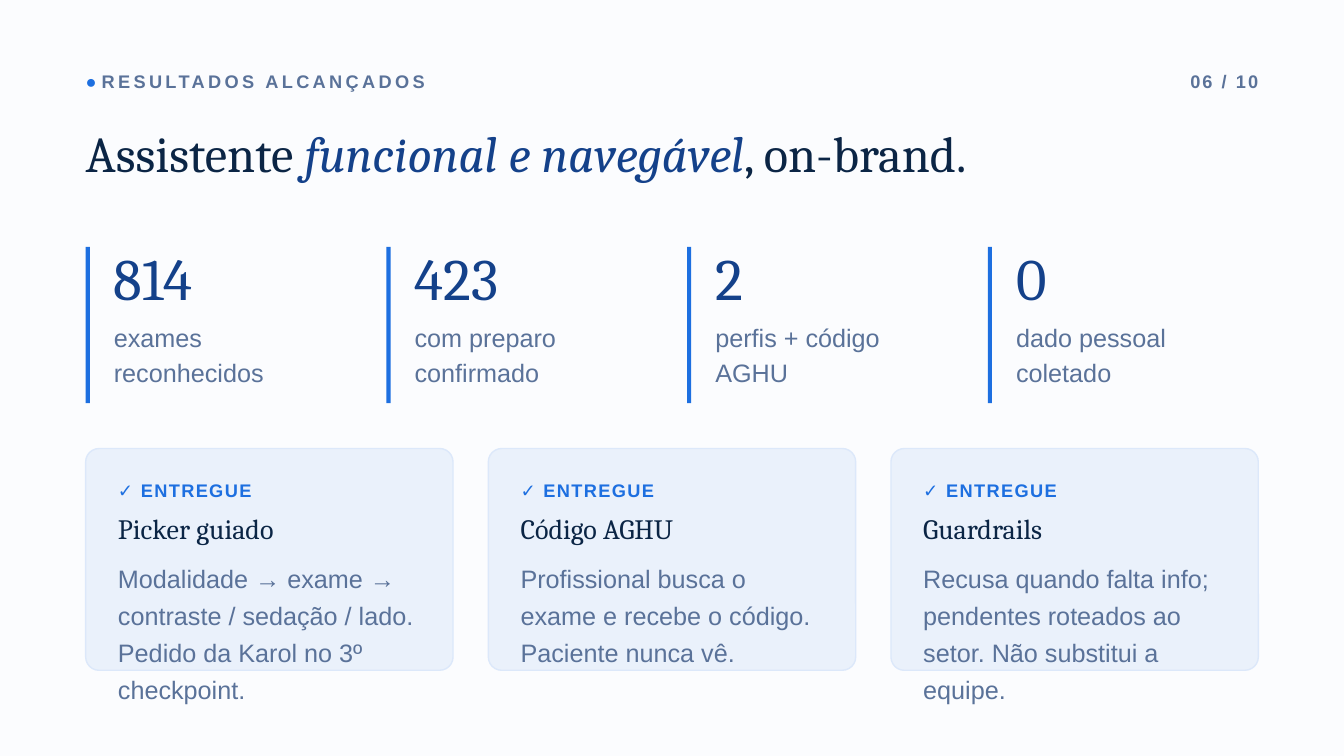
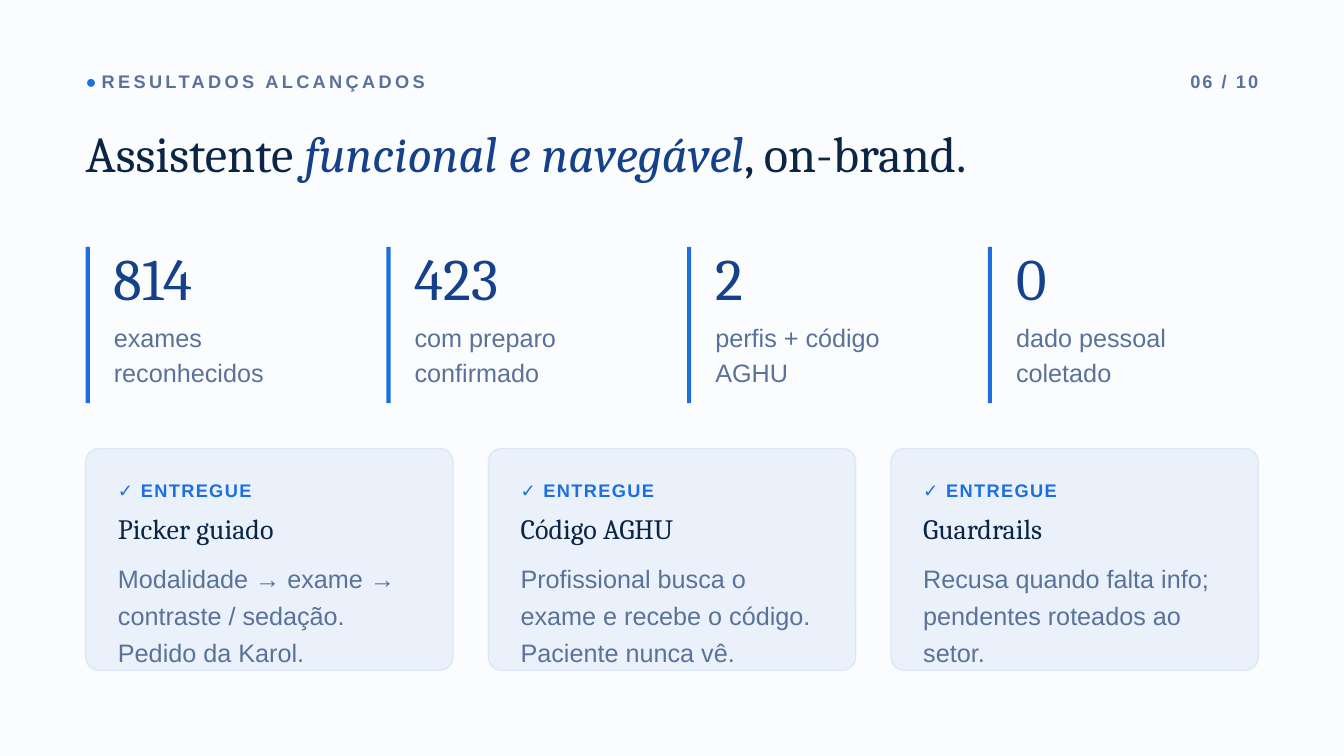
Before and after one commit to ata1de/hc-ufpe-exam-assistant, a slide deck: slide 7 of docs/Apresentacao_HC-UFPE.pptx. Drawn at 1344x756 pixels with LibreOffice and Linux fonts; fonts in the diff are those of the drawing. Boxes give left, top, right and bottom in pixels: in the first picture for what was removed or moved away, otherwise in the second. Text is boxed around its words. In the diff, an @@ line names an element or a change of style, - is before the commit and + after.

Commit message:
docs: fix presentation text overlaps, keep all body text >=18pt

```diff
--- a/docs/Apresentacao_HC-UFPE.pptx
+++ b/docs/Apresentacao_HC-UFPE.pptx
@@ text at [118, 570, 363, 662]: text changed @@
-Modalidade → exame → contraste / sedação / lado. Pedido da Karol no 3º checkpoint.
+Modalidade → exame → contraste / sedação. Pedido da Karol.
@@ text at [923, 570, 1209, 630]: text changed @@
-Recusa quando falta info; pendentes roteados ao setor. Não substitui a equipe.
+Recusa quando falta info; pendentes roteados ao setor.
```
Also in this commit, not shown: 9 other slides changed.
